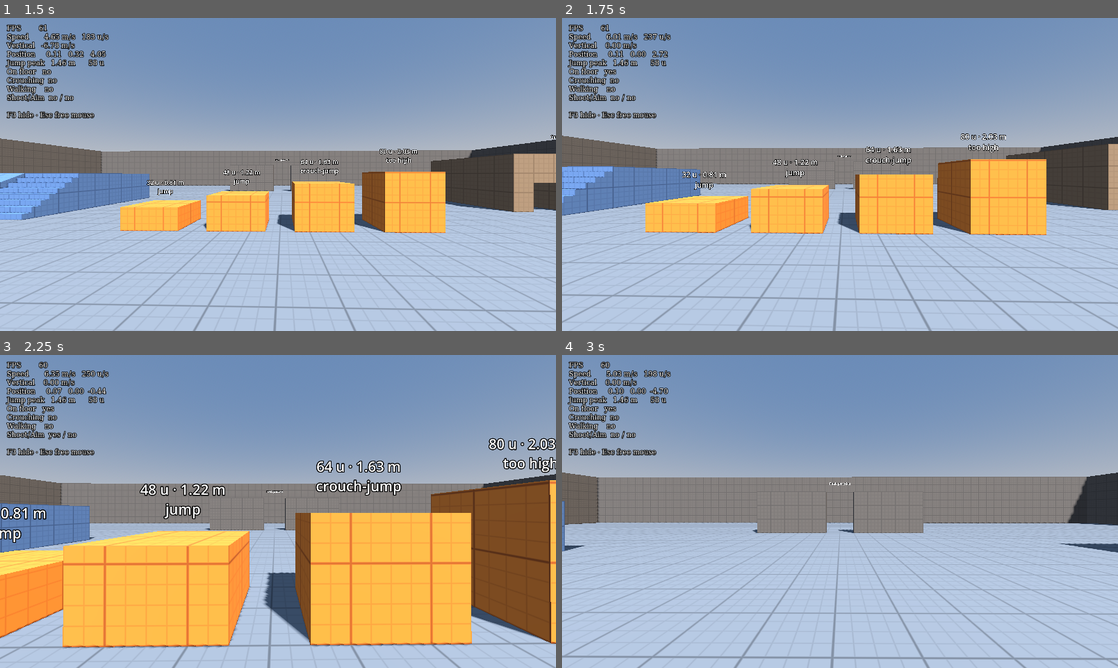
Above: before the commit, frames 1-4 (two rows, left to right).
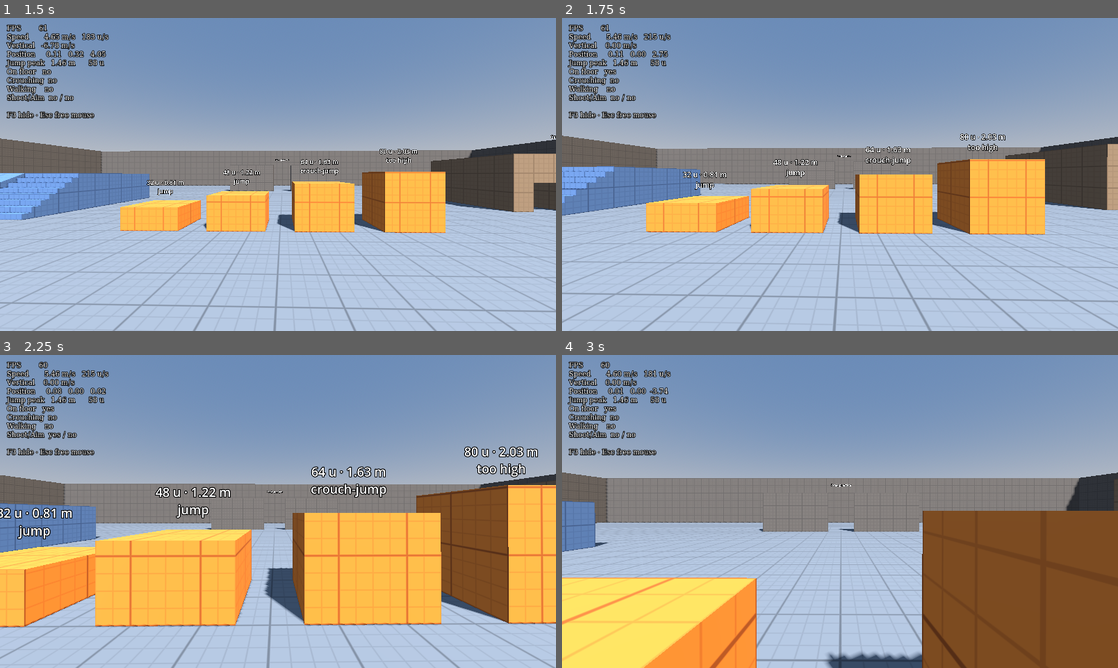
Above: after the commit, the same moments.

Repository: Jankozeluh/Chiip
Game: Godot game, scene res://maps/test_map.tscn
Two runs of this game, one before a commit and one after it. Both use one fixed random seed, a clock stepped at 60 frames per second and the inputs below.
Inputs (mouse positions are in pixels of both pictures, inside the frame that each line leads up to):
- Up to frame 1 (1.5 s): tap Enter at 0.5 s; move the mouse to (305, 174) at 0.52 s; hold Right mouse button (aim) 0.53-1.28 s; hold W (move_forward) from 0.53 s (still down); tap Space (jump) at 0.77 s; tap Ctrl (crouch) at 0.8, 1.35 s; move the mouse to (250, 174) at 1.27 s
- Up to frame 2 (1.75 s): keep holding W (move_forward); tap Space (jump) at 1.52 s; click (812, 174) at 1.55 s
- Up to frame 3 (2.25 s): keep holding W (move_forward); move the mouse to (289, 505) at 2.02 s; press the mouse at (289, 505) at 2.03 s
- Up to frame 4 (3 s): keep holding W (move_forward); tap Shift (walk) at 2.3, 2.85 s; move the mouse to (834, 517) at 2.77 s; release the mouse at (834, 517) at 2.78 s

Frame 1 is identical in both runs. In frame 2, 3.1% of the frame differs, in the area x 0-100%, y 4-92%; in frame 3, 21%; in frame 4, 32%, in the area x 0-100%, y 4-100%.

Commit message:
M2: Add firing, ammo and reload
Weapon node with exact fire-rate timing, magazine/reserve, R to reload,
empty click and auto-reload, and signals for HUD/overlay. The rifle sets
the player's top speed to 215 u/s. Ground acceleration now uses a fixed
250 u/s base like CS:GO, so crouch-walking with a rifle works (D-023).

Co-Authored-By: Claude Opus 5.5 <noreply@anthropic.com>

Diff:
--- a/player/player.gd
+++ b/player/player.gd
@@ -24,11 +24,12 @@
 @export var invert_y: bool = false
 
 @export_group("Speed")
-## Top running speed. CS: 250 units/s with the knife out.
+## Top running speed with nothing in hand. CS: 250 units/s with the knife out.
+## A held weapon sets its own top speed; see [method get_max_speed].
 @export var max_speed: float = 250.0 * UNITS_TO_METRES
-## Walking (Shift) speed as a fraction of max_speed. CS: 0.52.
+## Walking (Shift) speed as a fraction of the top speed. CS: 0.52.
 @export var walk_speed_factor: float = 0.52
-## Crouching speed as a fraction of max_speed. CS: 0.34.
+## Crouching speed as a fraction of the top speed. CS: 0.34.
 @export var crouch_speed_factor: float = 0.34
 
 @export_group("Ground")
@@ -50,7 +51,7 @@
 @export_group("Jump")
 ## How high your feet rise in a standing jump. CS: about 57 units.
 @export var jump_height: float = 57.0 * UNITS_TO_METRES
-## Jumping caps your horizontal speed at this multiple of max_speed, so bunny
+## Jumping caps your horizontal speed at this multiple of the top speed, so bunny
 ## hopping can't build up speed. Source engine: 1.2.
 @export var bunny_hop_cap: float = 1.2
 
@@ -71,11 +72,16 @@
 var _pitch: float = 0.0
 ## Set when jump is pressed and used up by the next physics tick.
 var _jump_queued: bool = false
+## True while a click shouldn't shoot: after freeing the mouse, and for the
+## click that captures it again, until the button is released.
+var _shooting_blocked: bool = false
 ## Current eye height above the feet. Moves smoothly toward the standing or crouched height.
 var _eye_height: float = 0.0
 ## How much taller the standing capsule is than the crouching one (CS: 18 units).
 var _hull_height_difference: float = 0.0
 
+## The gun in your hands.
+@onready var weapon: Weapon = $Head/Camera3D/Weapon
 @onready var _head: Node3D = $Head
 @onready var _camera: Camera3D = $Head/Camera3D
 @onready var _standing_collision: CollisionShape3D = $StandingCollision
@@ -94,6 +100,7 @@
 	# of following its parent, so mouse look has no physics-tick delay.
 	_camera.top_level = true
 	_camera.physics_interpolation_mode = Node.PHYSICS_INTERPOLATION_MODE_OFF
+	weapon.equip(self)
 	Input.mouse_mode = Input.MOUSE_MODE_CAPTURED
 
 
@@ -104,18 +111,29 @@
 		# Remember the press; the next physics tick decides whether you jump.
 		# This also catches mouse-wheel jumps, which press and release instantly.
 		_jump_queued = true
+	elif event.is_action_pressed("reload"):
+		weapon.reload()
 	elif event.is_action_pressed("toggle_mouse"):
 		if Input.mouse_mode == Input.MOUSE_MODE_CAPTURED:
 			Input.mouse_mode = Input.MOUSE_MODE_VISIBLE
+			_shooting_blocked = true
 		else:
 			Input.mouse_mode = Input.MOUSE_MODE_CAPTURED
+			_shooting_blocked = false
 	elif event is InputEventMouseButton and event.is_pressed() and Input.mouse_mode != Input.MOUSE_MODE_CAPTURED:
+		# This click only captures the mouse; it shouldn't also fire a shot.
 		Input.mouse_mode = Input.MOUSE_MODE_CAPTURED
+		_shooting_blocked = true
+	elif event.is_action_released("shoot") and Input.mouse_mode == Input.MOUSE_MODE_CAPTURED:
+		_shooting_blocked = false
 
 
 func _physics_process(delta: float) -> void:
 	# Face where the mouse points, so "forward" is where you look.
 	rotation.y = _yaw
+	# The weapon processes after the player (children run after their parent),
+	# so it sees this tick's trigger state.
+	weapon.trigger_held = Input.is_action_pressed("shoot") and not _shooting_blocked
 
 	var on_ground := is_on_floor()
 	var wants_jump := _jump_queued
@@ -133,7 +151,7 @@
 	if on_ground:
 		velocity.y = 0.0
 		_apply_friction(delta)
-		_accelerate(wish_direction, wish_speed, ground_acceleration, delta)
+		_accelerate(wish_direction, wish_speed, _get_stance_factor() * max_speed, delta)
 		move_and_slide()
 	else:
 		_air_accelerate(wish_direction, wish_speed, delta)
@@ -152,6 +170,14 @@
 	_camera.global_rotation = Vector3(_pitch, _yaw, 0.0)
 
 
+## Top running speed right now: set by the held weapon (CS: rifles 215 u/s),
+## or [member max_speed] with nothing in hand.
+func get_max_speed() -> float:
+	if weapon != null and weapon.data != null:
+		return weapon.data.max_speed_units * UNITS_TO_METRES
+	return max_speed
+
+
 ## Turns the view by a mouse movement measured in mouse counts.
 func _look(mouse_motion: Vector2) -> void:
 	var radians_per_count := deg_to_rad(sensitivity * DEGREES_PER_MOUSE_COUNT)
@@ -167,13 +193,18 @@
 	return (transform.basis * Vector3(input.x, 0.0, input.y)).normalized()
 
 
-## Returns the top speed for the current stance: crouching, walking or running.
+## Returns the top speed for the current stance and weapon.
 func _get_wish_speed() -> float:
+	return get_max_speed() * _get_stance_factor()
+
+
+## Returns the speed fraction for the current stance: crouching, walking or running.
+func _get_stance_factor() -> float:
 	if is_crouching:
-		return max_speed * crouch_speed_factor
+		return crouch_speed_factor
 	if Input.is_action_pressed("walk"):
-		return max_speed * walk_speed_factor
-	return max_speed
+		return walk_speed_factor
+	return 1.0
 
 
 ## Slows you down on the ground (Quake/Source friction).
@@ -190,15 +221,20 @@
 	velocity.z *= new_speed / speed
 
 
-## Speeds you up toward wish_direction until you reach wish_speed in that
-## direction (Quake/Source acceleration). Speed in other directions isn't
-## capped, which is what makes counter-strafing and air strafing work.
-func _accelerate(wish_direction: Vector3, wish_speed: float, acceleration: float, delta: float) -> void:
+## Speeds you up on the ground toward wish_direction until you reach
+## wish_speed in that direction (Quake/Source acceleration). Speed in other
+## directions isn't capped, which is what makes counter-strafing work.
+##
+## How hard you accelerate comes from [param acceleration_speed]: CS:GO uses
+## the empty-handed top speed (250 u/s) scaled for walking or crouching, not
+## the weapon's speed. Otherwise crouch-walking with a rifle (73 u/s) couldn't
+## overcome friction at all.
+func _accelerate(wish_direction: Vector3, wish_speed: float, acceleration_speed: float, delta: float) -> void:
 	var current_speed := velocity.dot(wish_direction)
 	var add_speed := wish_speed - current_speed
 	if add_speed <= 0.0:
 		return
-	var accel_speed := minf(acceleration * wish_speed * delta, add_speed)
+	var accel_speed := minf(ground_acceleration * acceleration_speed * delta, add_speed)
 	velocity += wish_direction * accel_speed
 
 
@@ -219,7 +255,7 @@
 ## Launches you upward and caps horizontal speed (CS's bunny hop limit).
 func _jump() -> void:
 	var horizontal := Vector3(velocity.x, 0.0, velocity.z)
-	var speed_cap := max_speed * bunny_hop_cap
+	var speed_cap := get_max_speed() * bunny_hop_cap
 	if horizontal.length() > speed_cap:
 		horizontal = horizontal.normalized() * speed_cap
 	# The upward speed needed to rise exactly jump_height: v = √(2 · g · h).
--- a/player/player.tscn
+++ b/player/player.tscn
@@ -1,6 +1,7 @@
 [gd_scene format=3]
 
 [ext_resource type="Script" path="res://player/player.gd" id="player_script"]
+[ext_resource type="PackedScene" path="res://weapons/rifle.tscn" id="rifle_scene"]
 
 [sub_resource type="CapsuleShape3D" id="standing_shape"]
 radius = 0.4
@@ -30,3 +31,5 @@
 [node name="Camera3D" type="Camera3D" parent="Head"]
 current = true
 fov = 73.74
+
+[node name="Weapon" parent="Head/Camera3D" instance=ExtResource("rifle_scene")]
--- a/tests/movement_test.gd
+++ b/tests/movement_test.gd
@@ -37,9 +37,9 @@
 	await _reset()
 	_check("Lands on the floor", _player.is_on_floor() and absf(_player.global_position.y) < 0.01,
 			"feet at y = %.3f m" % _player.global_position.y)
-	await _test_top_speed("Running", [], _player.max_speed)
-	await _test_top_speed("Walking (Shift)", ["walk"], _player.max_speed * _player.walk_speed_factor)
-	await _test_top_speed("Crouching (Ctrl)", ["crouch"], _player.max_speed * _player.crouch_speed_factor)
+	await _test_top_speed("Running", [], _player.get_max_speed())
+	await _test_top_speed("Walking (Shift)", ["walk"], _player.get_max_speed() * _player.walk_speed_factor)
+	await _test_top_speed("Crouching (Ctrl)", ["crouch"], _player.get_max_speed() * _player.crouch_speed_factor)
 	await _test_stopping()
 	await _test_jump_height()
 	await _test_crouch_jump()
@@ -60,7 +60,7 @@
 
 
 func _test_stopping() -> void:
-	var accurate_speed := _player.max_speed * ACCURATE_SPEED_FACTOR
+	var accurate_speed := _player.get_max_speed() * ACCURATE_SPEED_FACTOR
 
 	await _reset()
 	Input.action_press("move_right")
@@ -117,7 +117,7 @@
 	_press_jump()
 	await _wait_ticks(2)
 	var speed := _horizontal_speed()
-	var cap := _player.max_speed * _player.bunny_hop_cap
+	var cap := _player.get_max_speed() * _player.bunny_hop_cap
 	_check("Bunny hop speed cap", absf(speed - cap) < 0.01,
 			"%.2f m/s after jumping at 10 m/s (cap %.2f m/s)" % [speed, cap])
 
--- /dev/null
+++ b/weapons/rifle.tscn
@@ -0,0 +1,15 @@
+[gd_scene format=3]
+
+[ext_resource type="Script" path="res://weapons/weapon.gd" id="weapon_script"]
+[ext_resource type="Resource" path="res://weapons/rifle.tres" id="rifle_data"]
+
+[node name="Rifle" type="Node3D"]
+script = ExtResource("weapon_script")
+data = ExtResource("rifle_data")
+
+[node name="ShotAudio" type="AudioStreamPlayer" parent="."]
+volume_db = -6.0
+max_polyphony = 4
+
+[node name="HandlingAudio" type="AudioStreamPlayer" parent="."]
+volume_db = -6.0
--- /dev/null
+++ b/weapons/weapon.gd
@@ -0,0 +1,133 @@
+class_name Weapon
+extends Node3D
+## A gun held by the player: firing, ammo and reloading.
+##
+## All numbers come from [member data]. The holder sets [member trigger_held]
+## every physics tick and calls [method reload]. Other nodes (HUD, debug
+## overlay) listen to the signals instead of polling.
+
+## Emitted for every shot. [param spray_shot] is the shot's number within the current spray (1 = first).
+signal fired(spray_shot: int)
+## Emitted when the magazine or reserve count changes.
+signal ammo_changed(magazine: int, reserve: int)
+## Emitted when a reload begins.
+signal reload_started
+## Emitted when a reload completes and the magazine is refilled.
+signal reload_finished
+
+## When the reload sound plays, as fractions of the reload time: magazine out, magazine in, bolt.
+const RELOAD_SOUND_STEPS: Array[float] = [0.1, 0.6, 0.85]
+
+## The weapon's stats.
+@export var data: WeaponData
+
+## Set by the holder: true while the fire button is held.
+var trigger_held: bool = false
+## Rounds in the magazine. Read-only for other scripts.
+var magazine: int = 0
+## Spare rounds. Read-only for other scripts.
+var reserve: int = 0
+## Random numbers for bullet spread. Tests give it a fixed seed so shots are repeatable.
+var rng := RandomNumberGenerator.new()
+
+var _wielder: Player
+## Seconds until the next shot is allowed.
+var _cooldown: float = 0.0
+## Seconds of reload left; 0 when not reloading.
+var _reload_time_left: float = 0.0
+## True once the trigger has been let go since the last shot or empty click.
+var _trigger_released: bool = true
+## Shots fired in the current spray.
+var _spray_shots: int = 0
+
+@onready var _shot_audio: AudioStreamPlayer = $ShotAudio
+@onready var _handling_audio: AudioStreamPlayer = $HandlingAudio
+
+
+func _ready() -> void:
+	magazine = data.magazine_size
+	reserve = data.reserve_ammo
+	_shot_audio.stream = data.shot_sound
+
+
+## Hands the weapon to its holder, who supplies aim and movement state.
+func equip(wielder: Player) -> void:
+	_wielder = wielder
+	ammo_changed.emit(magazine, reserve)
+
+
+## True while a reload is in progress.
+func is_reloading() -> bool:
+	return _reload_time_left > 0.0
+
+
+## Starts a reload if the magazine isn't full and there are spare rounds.
+func reload() -> void:
+	if is_reloading() or magazine >= data.magazine_size or reserve <= 0:
+		return
+	_reload_time_left = data.reload_time
+	reload_started.emit()
+
+
+func _physics_process(delta: float) -> void:
+	if _wielder == null:
+		return
+	_cooldown -= delta
+	if is_reloading():
+		_update_reload(delta)
+	elif trigger_held:
+		_try_fire()
+	if not trigger_held:
+		_trigger_released = true
+		_spray_shots = 0
+		if magazine == 0:
+			reload()  # Auto-reload once you let go of an empty gun, like CS.
+	# A negative cooldown only carries over between back-to-back shots, which keeps the fire rate exact.
+	_cooldown = maxf(_cooldown, 0.0)
+
+
+func _try_fire() -> void:
+	if _cooldown > 0.0:
+		return
+	if not data.automatic and not _trigger_released:
+		return
+	if magazine <= 0:
+		if _trigger_released:
+			_play(_handling_audio, data.dry_fire_sound)
+			reload()
+		_trigger_released = false
+		return
+	_trigger_released = false
+	_cooldown += data.get_shot_interval()
+	_fire()
+
+
+func _fire() -> void:
+	magazine -= 1
+	_spray_shots += 1
+	_shot_audio.play()
+	fired.emit(_spray_shots)
+	ammo_changed.emit(magazine, reserve)
+
+
+func _update_reload(delta: float) -> void:
+	var time_left_before := _reload_time_left
+	_reload_time_left -= delta
+	for step in RELOAD_SOUND_STEPS:
+		var step_time_left := data.reload_time * (1.0 - step)
+		if time_left_before > step_time_left and _reload_time_left <= step_time_left:
+			_play(_handling_audio, data.reload_sound)
+	if _reload_time_left <= 0.0:
+		_reload_time_left = 0.0
+		var loaded := mini(data.magazine_size - magazine, reserve)
+		magazine += loaded
+		reserve -= loaded
+		ammo_changed.emit(magazine, reserve)
+		reload_finished.emit()
+
+
+func _play(audio: AudioStreamPlayer, stream: AudioStream) -> void:
+	if stream == null:
+		return
+	audio.stream = stream
+	audio.play()
Not shown, added: weapons/weapon.gd.uid
Not shown, changed: CLAUDE.md
Not shown, changed: docs/ARCHITECTURE.md
Not shown, changed: docs/DECISIONS.md
Not shown, changed: docs/DEVLOG.md
Not shown, changed: docs/GAME_DESIGN.md
Not shown, changed: docs/LEARNING.md
Not shown, changed: docs/PLAN.md
